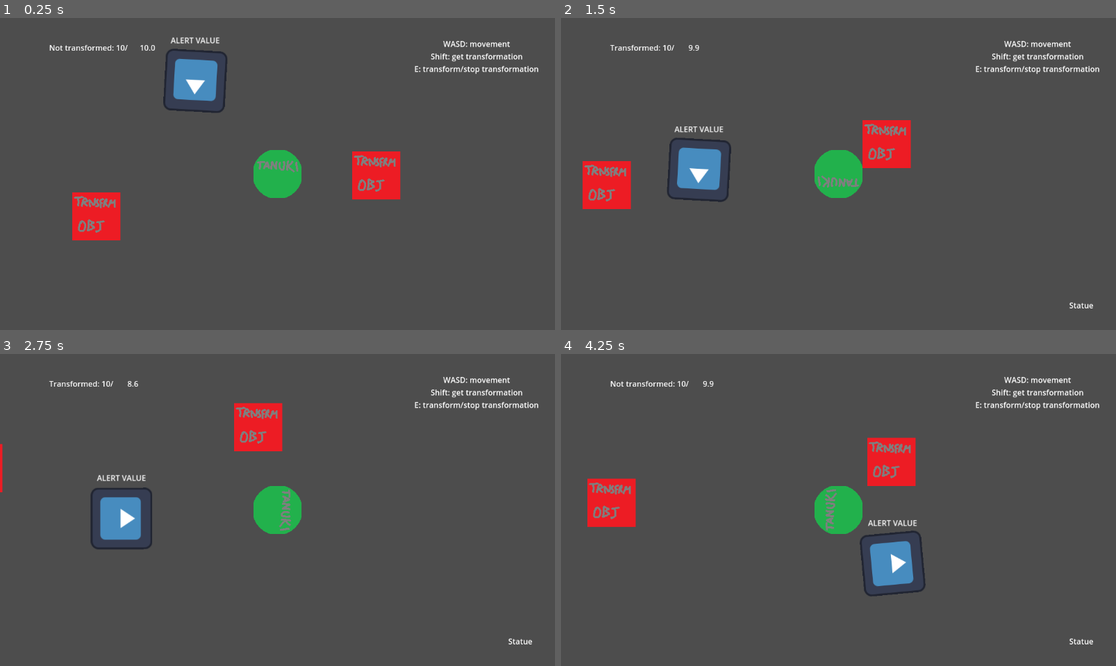
Above: before the commit, frames 1-4 (two rows, left to right).
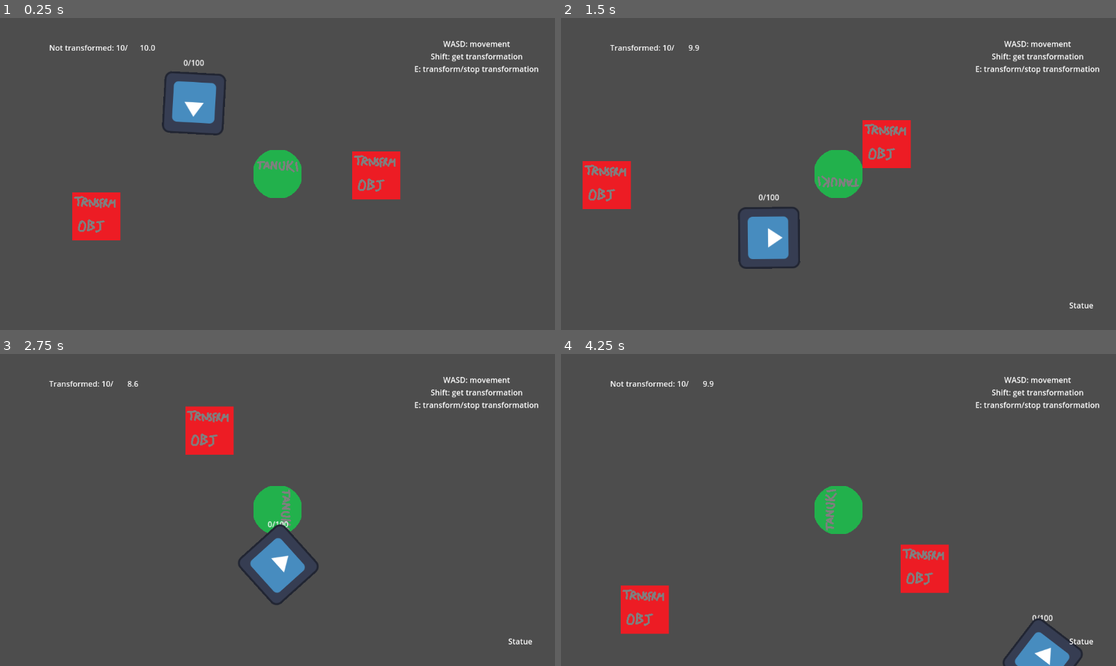
Above: after the commit, the same moments.

Repository: FinalExa/Tanuki
Game: Godot game, scene res://_Scenes/player_transform_test.tscn
Two runs of this game, one before a commit and one after it. Both use one fixed random seed, a clock stepped at 60 frames per second and the inputs below. The engine's default icon, where the game draws it, is replaced by a stand-in: a white triangle on a blue panel in a dark square.
Inputs:
- Up to frame 1 (0.25 s): no input
- Up to frame 2 (1.5 s): hold D (right) 0.53-1.28 s; tap Shift (interact) at 0.6 s; hold S (down) from 1.28 s (still down); tap E (transformation) at 1.35 s
- Up to frame 3 (2.75 s): release S (down) at 2.03 s; hold D (right) from 2.03 s (still down); tap Shift (interact) at 2.1 s
- Up to frame 4 (4.25 s): release D (right) at 2.78 s; hold W (up) 2.78-3.53 s; tap E (transformation) at 2.85 s; hold A (left) from 3.53 s (still down); tap Shift (interact) at 3.6 s

The runs differ from the first frame. In frame 1, 1.6% of the frame differs, in the area x 29-41%, y 6-38%; in frame 2, 2.7%; in frame 3, 5.6%; in frame 4, 7.4%, in the area x 4-94%, y 26-100%.

Commit message:
Enemy check detecting player

Diff:
--- a/Enemies/Scripts/GuardCheck.gd
+++ b/Enemies/Scripts/GuardCheck.gd
@@ -1,18 +1,49 @@
 class_name GuardCheck
 extends Area2D
 
-@export var isChecking: bool
+@export var controllerRef: GuardController
 @export var maxAlertValue: float
 @export var playerOrTailIsSeenMultiplier: float
 @export var playerOrTailIsNotSeenMultiplier: float
 @export var distanceMultiplier: float
+@export var rayLength: float
+@export var rayTargets: Array[Node2D]
 var currentAlertValue: float
+var checkWithRayCast: bool
 
 @export var guardAlertValue: GuardAlertValue
 
 func _ready():
-	pass
+	reset_alert_value()
+	send_alert_value()
+
+func _physics_process(delta):
+	check_for_player_with_raycast()
 
 func reset_alert_value():
 	currentAlertValue = 0
-	isChecking = false
+	controllerRef.isChecking = false
+
+func send_alert_value():
+	guardAlertValue.updateValue(currentAlertValue, maxAlertValue)
+
+func _on_body_entered(body):
+	if (body == controllerRef.characterRef):
+		checkWithRayCast = true
+
+func _on_body_exited(body):
+	if (body == controllerRef.characterRef):
+		checkWithRayCast = false
+
+func check_for_player_with_raycast():
+	if (checkWithRayCast == true):
+		var space_state = get_world_2d().direct_space_state
+		for i in rayTargets.size():
+			var direction: Vector2 = rayTargets[i].position - controllerRef.position
+			direction = direction.normalized()
+			var query = PhysicsRayQueryParameters2D.create(controllerRef.position, rayTargets[i].global_position)
+			var result = space_state.intersect_ray(query)
+			if (result && result != { } && result.collider == controllerRef.characterRef):
+				print("Ciao!")
+				checkWithRayCast = false
+				break
--- a/Enemies/Scripts/GuardController.gd
+++ b/Enemies/Scripts/GuardController.gd
@@ -3,6 +3,8 @@
 
 signal get_character_ref
 
+@export var isInPatrol: bool
+@export var isChecking: bool
 var characterRef
 
 enum ActionTypes {
@@ -26,6 +28,5 @@
 func _ready():
 	emit_signal("get_character_ref")
 
-
 func _on_player_character_give_self_reference(reference):
 	characterRef = reference
--- a/Enemies/Scripts/GuardPatrol.gd
+++ b/Enemies/Scripts/GuardPatrol.gd
@@ -4,7 +4,7 @@
 @export var guardMovement: GuardMovement
 @export var guardRotator: GuardRotator
 
-@export var isInPatrol: bool
+
 var isWaiting: bool
 var hasRotated: bool
 
@@ -22,19 +22,20 @@
 	wait_active(delta)
 
 func set_current_patrol_routine():
-	var currentAction = guardController.patrolActions[patrolIndex]
-	if (currentAction == guardController.ActionTypes.WAIT):
-		wait_patrol_action(guardController.waitActions[patrolWaitIndex])
-	else:
-		if (currentAction == guardController.ActionTypes.MOVE):
-			move_patrol_action(guardController.moveActions[patrolMovementIndex])
+	if(guardController.isInPatrol == true):
+		var currentAction = guardController.patrolActions[patrolIndex]
+		if (currentAction == guardController.ActionTypes.WAIT):
+			wait_patrol_action(guardController.waitActions[patrolWaitIndex])
 		else:
-			look_around_patrol_action(guardController.lookActions[patrolLookAroundIndex])
-			hasRotated = true
-	patrolIndex = set_new_index(patrolIndex, guardController.patrolActions.size())
-	if (hasRotated == true):
-		hasRotated = false
-		set_current_patrol_routine()
+			if (currentAction == guardController.ActionTypes.MOVE):
+				move_patrol_action(guardController.moveActions[patrolMovementIndex])
+			else:
+				look_around_patrol_action(guardController.lookActions[patrolLookAroundIndex])
+				hasRotated = true
+		patrolIndex = set_new_index(patrolIndex, guardController.patrolActions.size())
+		if (hasRotated == true):
+			hasRotated = false
+			set_current_patrol_routine()
 
 func move_patrol_action(target):
 	guardMovement.set_new_target(target)
@@ -74,5 +75,4 @@
 	patrolLookAroundIndex = 0
 
 func _on_guard_movement_reached_destination():
-	if(isInPatrol == true):
-		set_current_patrol_routine()
+	set_current_patrol_routine()
--- a/Enemies/guard.tscn
+++ b/Enemies/guard.tscn
@@ -22,7 +22,7 @@
 
 [node name="GuardMovement" type="Node" parent="." node_paths=PackedStringArray("bodyRef", "navigation_agent")]
 script = ExtResource("1_lv0fd")
-movement_speed = 200
+movement_speed = 400
 bodyRef = NodePath("..")
 pathDesiredDistance = 4
 targetDesiredDistance = 4
@@ -33,7 +33,6 @@
 guardController = NodePath("..")
 guardMovement = NodePath("../GuardMovement")
 guardRotator = NodePath("../Rotator")
-isInPatrol = true
 
 [node name="AlertValue" type="Label" parent="."]
 offset_left = -80.0
@@ -56,15 +55,46 @@
 [node name="Sprite2D" type="Sprite2D" parent="Rotator"]
 texture = ExtResource("2_7u3uy")
 
-[node name="GuardCheck" type="Area2D" parent="Rotator" node_paths=PackedStringArray("guardAlertValue")]
+[node name="GuardCheck" type="Area2D" parent="Rotator" node_paths=PackedStringArray("controllerRef", "rayTargets", "guardAlertValue")]
 position = Vector2(0, -16)
 rotation = 3.14159
+collision_layer = 12
 script = ExtResource("6_8v6qf")
+controllerRef = NodePath("../..")
+maxAlertValue = 100.0
+playerOrTailIsSeenMultiplier = 2.0
+playerOrTailIsNotSeenMultiplier = 1.0
+distanceMultiplier = 3.0
+rayTargets = [NodePath("RayTargets/Target1"), NodePath("RayTargets/Target2"), NodePath("RayTargets/Target3"), NodePath("RayTargets/Target4"), NodePath("RayTargets/Target5")]
 guardAlertValue = NodePath("../../AlertValue")
 
 [node name="CollisionPolygon2D" type="CollisionPolygon2D" parent="Rotator/GuardCheck"]
 position = Vector2(8.00001, 40)
 scale = Vector2(1.73438, 5.75293)
-polygon = PackedVector2Array(23.0631, 0, -32.2883, 0, -64, 64, 64, 64)
+polygon = PackedVector2Array(23.0629, 2.67029e-05, -32.2883, -1.52588e-05, -64.577, 63.9674, 55.3506, 63.9675)
+
+[node name="RayTargets" type="Node2D" parent="Rotator/GuardCheck"]
+
+[node name="Target1" type="Node2D" parent="Rotator/GuardCheck/RayTargets"]
+position = Vector2(-0.00100708, 408)
+rotation = -3.14159
+
+[node name="Target2" type="Node2D" parent="Rotator/GuardCheck/RayTargets"]
+position = Vector2(-48.001, 408)
+rotation = -3.14159
+
+[node name="Target3" type="Node2D" parent="Rotator/GuardCheck/RayTargets"]
+position = Vector2(47.999, 408)
+rotation = -3.14159
+
+[node name="Target4" type="Node2D" parent="Rotator/GuardCheck/RayTargets"]
+position = Vector2(-96.001, 408)
+rotation = -3.14159
+
+[node name="Target5" type="Node2D" parent="Rotator/GuardCheck/RayTargets"]
+position = Vector2(95.999, 408)
+rotation = -3.14159
 
 [connection signal="reached_destination" from="GuardMovement" to="GuardPatrol" method="_on_guard_movement_reached_destination"]
+[connection signal="body_entered" from="Rotator/GuardCheck" to="Rotator/GuardCheck" method="_on_body_entered"]
+[connection signal="body_exited" from="Rotator/GuardCheck" to="Rotator/GuardCheck" method="_on_body_exited"]
--- a/PlayerCharacter/PlayerCharacter.tscn
+++ b/PlayerCharacter/PlayerCharacter.tscn
@@ -12,7 +12,7 @@
 radius = 50.01
 
 [node name="PlayerCharacter" type="CharacterBody2D"]
-collision_layer = 3
+collision_layer = 11
 script = ExtResource("1_0akyq")
 
 [node name="Camera2D" type="Camera2D" parent="."]
--- a/PlayerCharacter/Scripts/PlayerCharacter.gd
+++ b/PlayerCharacter/Scripts/PlayerCharacter.gd
@@ -1,3 +1,4 @@
+class_name PlayerCharacter
 extends CharacterBody2D
 
 signal set_body_ref
--- a/_Scenes/player_transform_test.tscn
+++ b/_Scenes/player_transform_test.tscn
@@ -23,6 +23,7 @@
 transformedMaxSpeed = 1000
 
 [node name="Guard" parent="." node_paths=PackedStringArray("moveActions") instance=ExtResource("3_kj1fg")]
+isInPatrol = true
 patrolActions = Array[int]([1, 1, 0, 2, 0, 1, 2, 0, 1, 0])
 waitActions = Array[float]([2.0, 2.0, 2.0, 2.0])
 moveActions = [NodePath("../FirstCheckPoint"), NodePath("../SecondCheckPoint"), NodePath("../FirstCheckPoint"), NodePath("../ThirdCheckPoint")]
--- a/project.godot
+++ b/project.godot
@@ -55,3 +55,4 @@
 [layer_names]
 
 2d_physics/layer_2="Player"
+2d_physics/layer_4="PlayerDetection"
